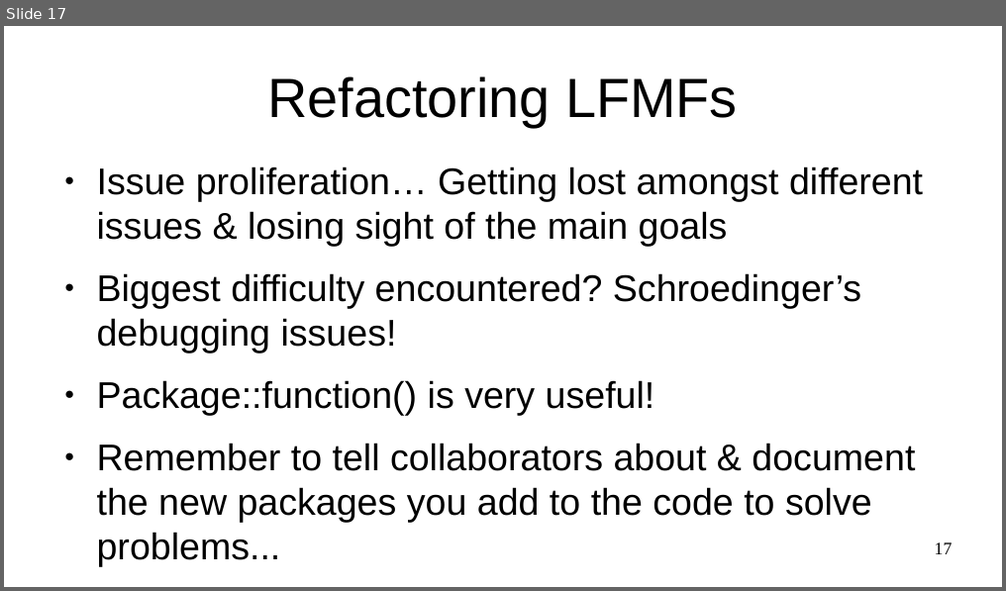
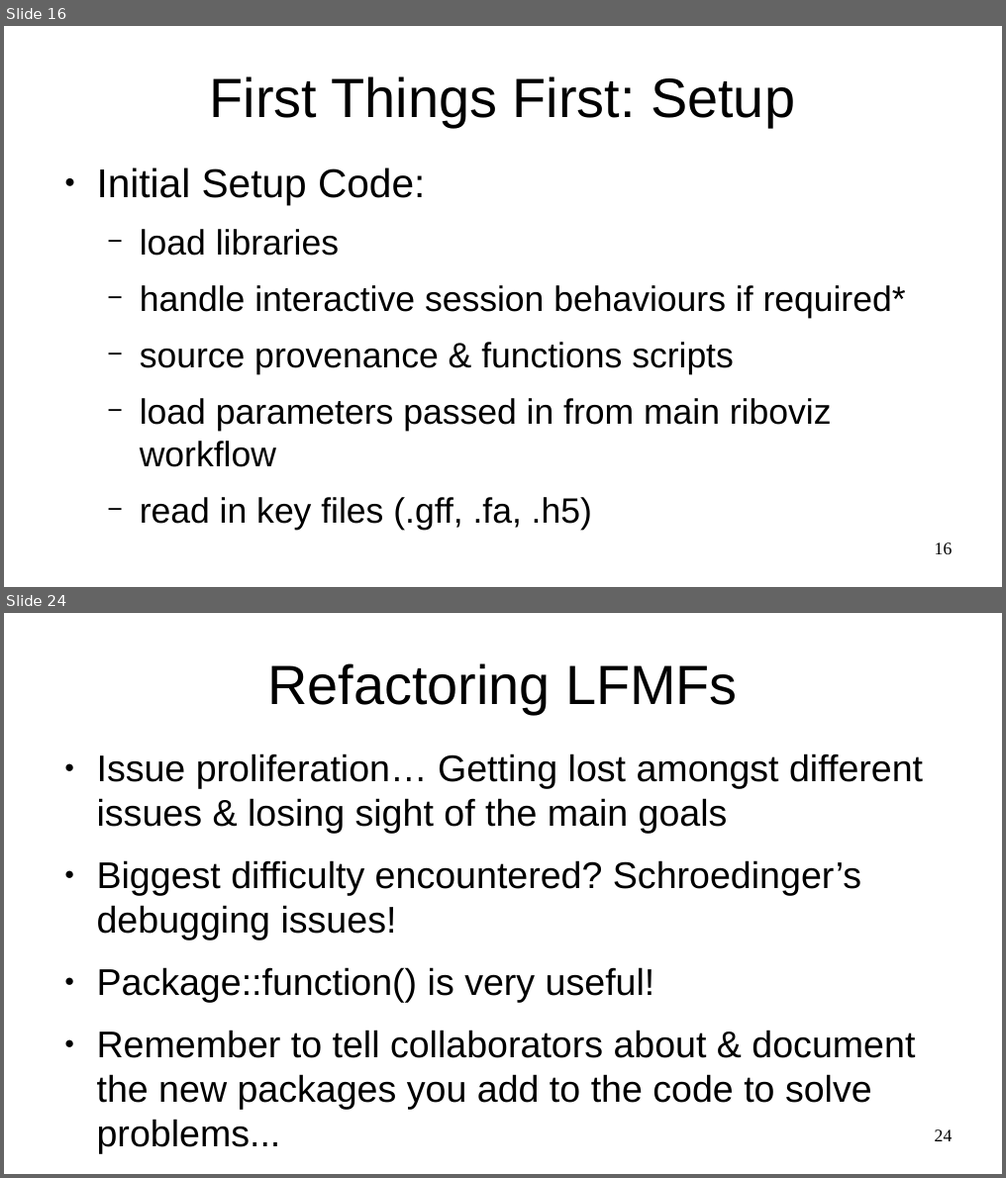
Before and after one commit to FlicAnderson/LabTalk-riboviz-20200624, a slide deck: LabTalk-riboviz-20200624.odp. Shown one above the other, each under a label of ours: slide 17 before the commit, slides 16 and 24 after it; the slides between them are not shown. The pictures are 1006x591 and 1006x1178 pixels, drawn with LibreOffice and Linux fonts; fonts in the diff are those of the drawing. Boxes give left, top, right and bottom in pixels: in the first picture for what was removed or moved away, otherwise in the second. Text is boxed around its words. In the diff, an @@ line names an element or a change of style, - is before the commit and + after.

```diff
--- a/LabTalk-riboviz-20200624.odp
+++ b/LabTalk-riboviz-20200624.odp
@@ slide 16 added at (4,26,1002,587), background #FFFFFF @@
@@ title added at (210,76,795,127), 44 pt, text #000000 @@
+First Things First: Setup
@@ text added at (97,168,906,530), 28 pt, text #000000 @@
+● Initial Setup Code:
+  − load libraries
+  − handle interactive session behaviours if required*
+  − source provenance & functions scripts
+  − load parameters passed in from main riboviz workflow
+  − read in key files (.gff, .fa, .h5)
@@ page number added at (935,543,952,555), 14 pt, text #000000 @@
+16
@@ what was slide 17 is now slide 24 @@
@@ page number at (935,1130,952,1142): text changed @@
-17
+24
```
Also in this commit, not shown: 8 slides changed, 9 other slides added, 1 slide removed.
